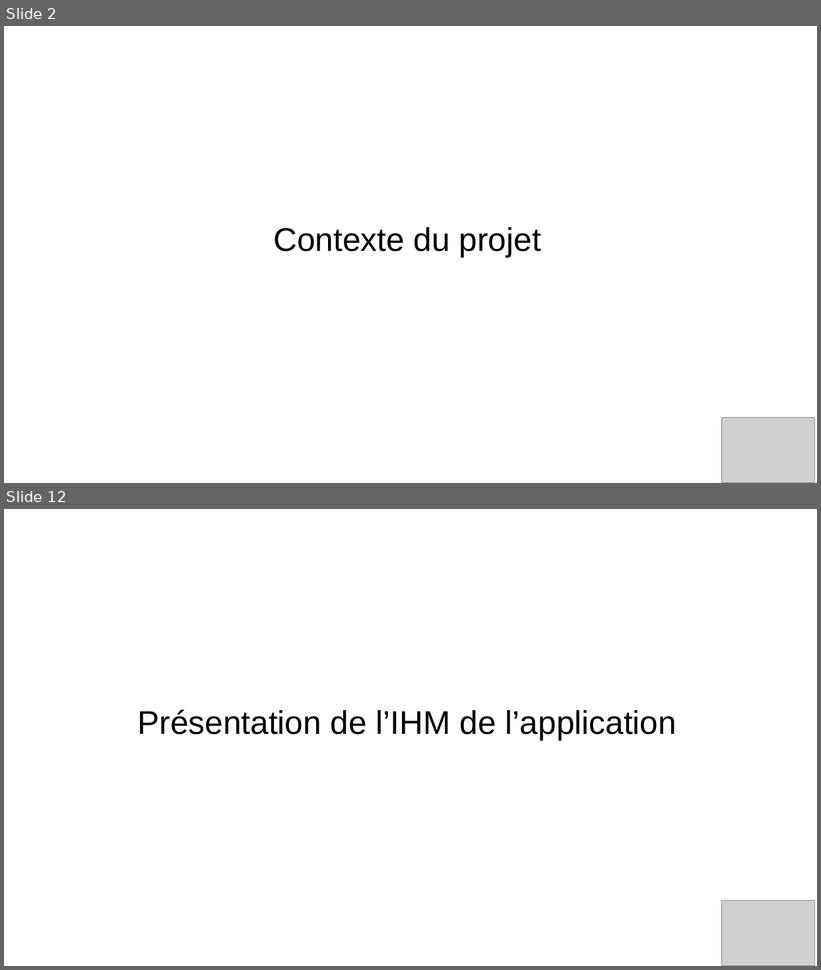
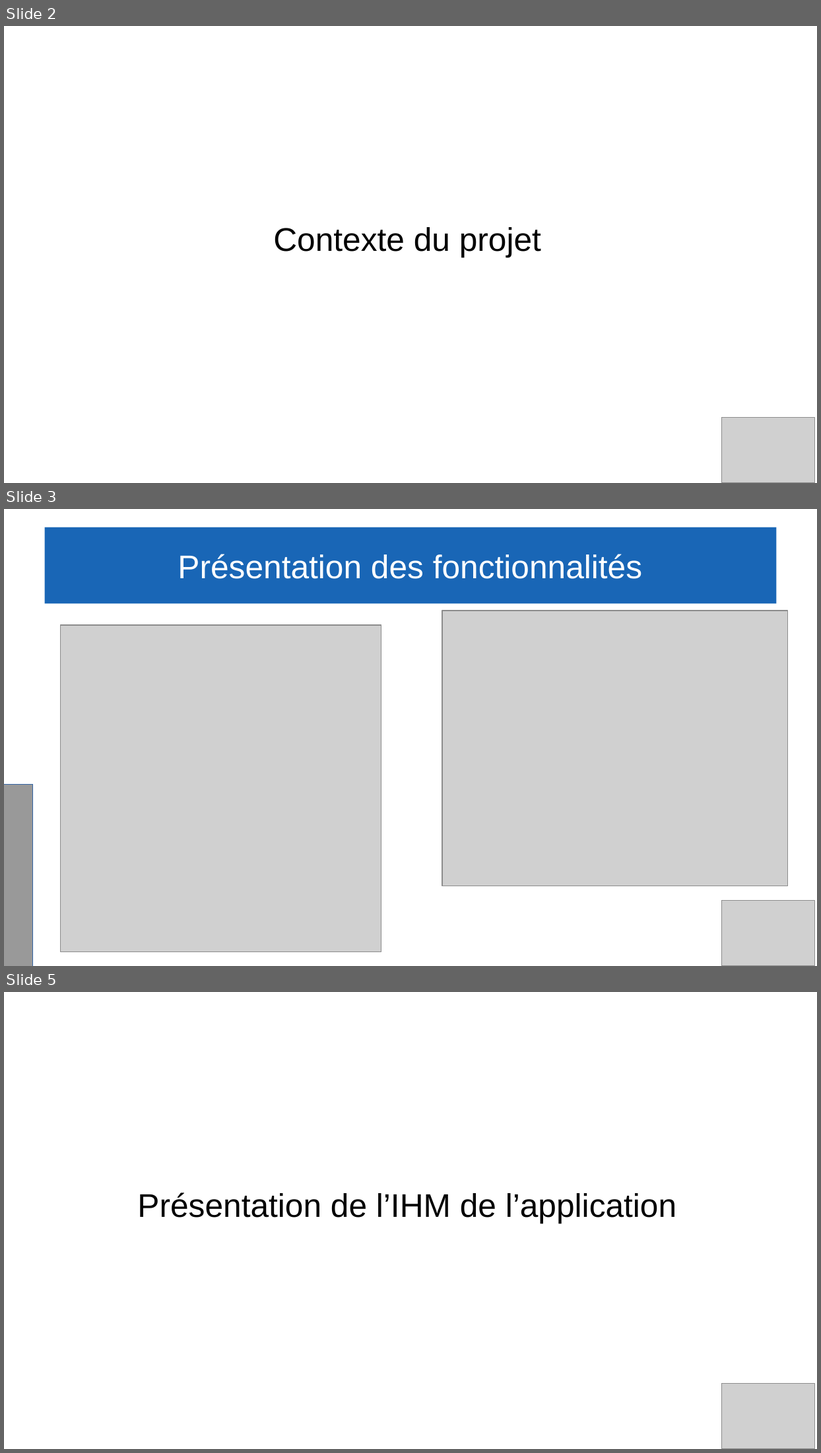
Before and after one commit to Gabin221/Tracking-BLE-documents, a slide deck: Revues/Revues2/Gabin/presentation_yahya_andrea_gabin.odp. Shown one above the other, each under a label of ours: slides 2 and 12 before the commit, slides 2, 3 and 5 after it; the slides between them are not shown. The pictures are 821x970 and 821x1453 pixels, drawn with LibreOffice and Linux fonts; fonts in the diff are those of the drawing; grey boxes stand for pictures. Boxes give left, top, right and bottom in pixels: in the first picture for what was removed or moved away, otherwise in the second. Text is boxed around its words. In the diff, an @@ line names an element or a change of style, - is before the commit and + after.

```diff
--- a/Revues/Revues2/Gabin/presentation_yahya_andrea_gabin.odp
+++ b/Revues/Revues2/Gabin/presentation_yahya_andrea_gabin.odp
@@ slide 3 added at box(4, 509, 817, 966), background #FFFFFF @@
@@ title added at box(44, 527, 777, 604), fill #1966B6, 32 pt, text #FFFFFF @@
+Présentation des fonctionnalités
@@ picture added at box(60, 625, 381, 952) @@
@@ picture added at box(442, 611, 788, 887) @@
@@ rectangle added at box(4, 785, 33, 966), fill #999999, outline #3465A4 0 pt @@
@@ picture added at box(722, 901, 816, 966) @@
@@ what was slide 12 is now slide 5 @@
```
Also in this commit, not shown: 1 slide changed, 1 slide removed, 7 other files.
